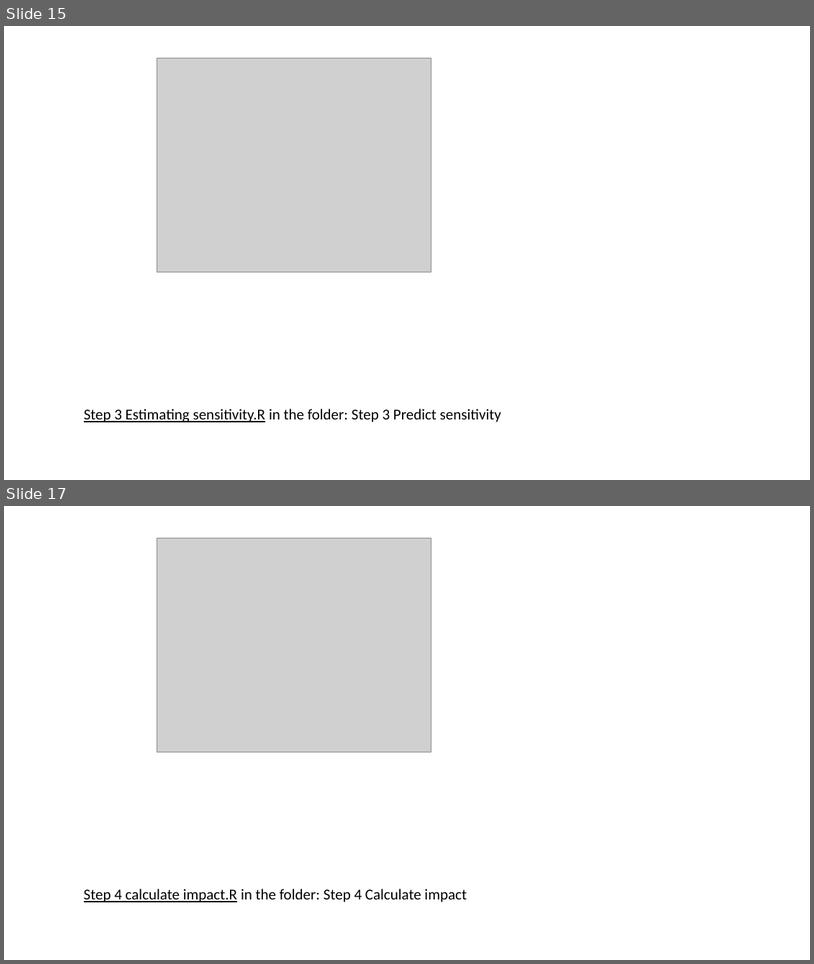
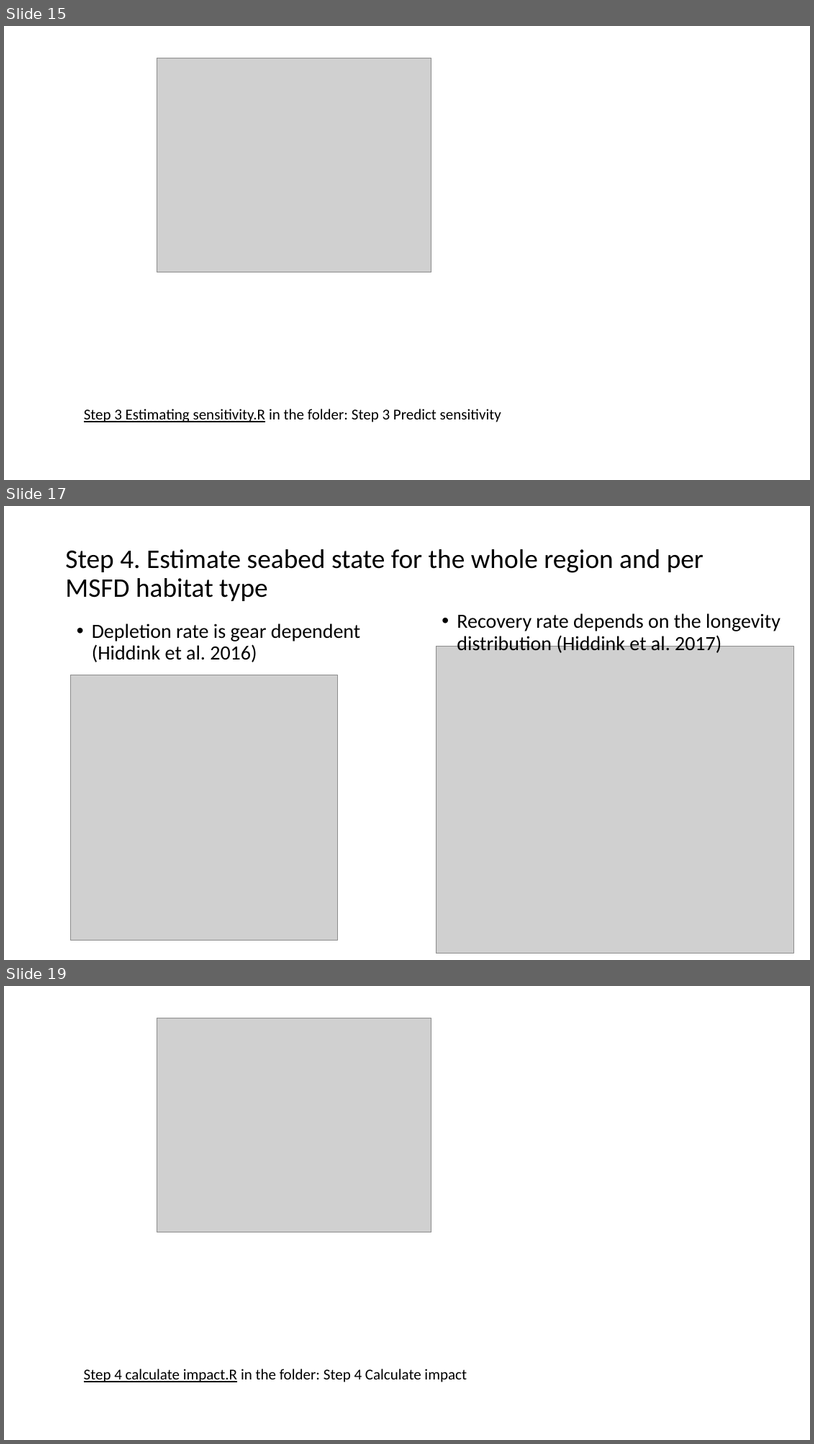
Before and after one commit to ices-eg/FBIT, a slide deck: TAF - ICES tutorial/Introduction to scripts and tutorial on running FBIT.pptx. Shown one above the other, each under a label of ours: slides 15 and 17 before the commit, slides 15, 17 and 19 after it; the slides between them are not shown. The pictures are 814x964 and 814x1444 pixels, drawn with LibreOffice and Linux fonts; fonts in the diff are those of the drawing; grey boxes stand for pictures. Boxes give left, top, right and bottom in pixels: in the first picture for what was removed or moved away, otherwise in the second. Text is boxed around its words. In the diff, an @@ line names an element or a change of style, - is before the commit and + after.

```diff
--- a/TAF - ICES tutorial/Introduction to scripts and tutorial on running FBIT.pptx
+++ b/TAF - ICES tutorial/Introduction to scripts and tutorial on running FBIT.pptx
@@ slide 17 added at <box>4,506,810,960</box>, background #FFFFFF @@
@@ title added at <box>65,549,704,601</box>, 32 pt, text #000000 @@
+Step 4. Estimate seabed state for the whole region and per MSFD habitat type
@@ text added at <box>457,613,781,653</box>, 24 pt, text #000000 @@
+• Recovery rate depends on the longevity distribution (Hiddink et al. 2017)
@@ text added at <box>92,623,360,662</box>, 24 pt, text #000000 @@
+• Depletion rate is gear dependent (Hiddink et al. 2016)
@@ picture added at <box>436,646,794,953</box> @@
@@ picture added at <box>70,675,337,940</box> @@
@@ what was slide 17 is now slide 19 @@
```
Also in this commit, not shown: 4 slides changed, 1 other slide added, 1 slide removed.
